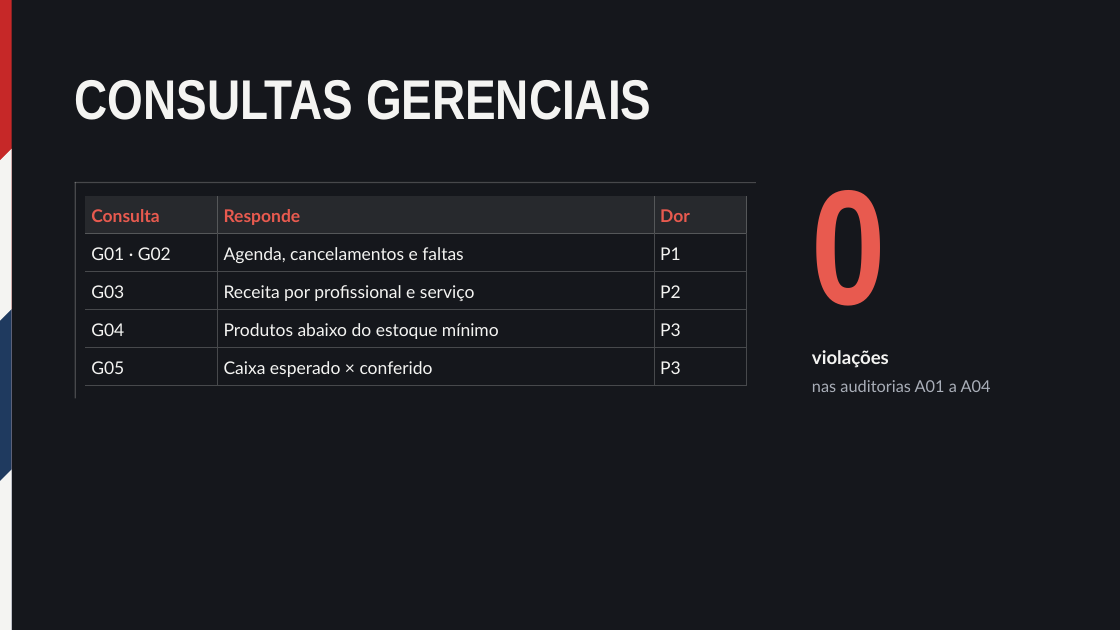
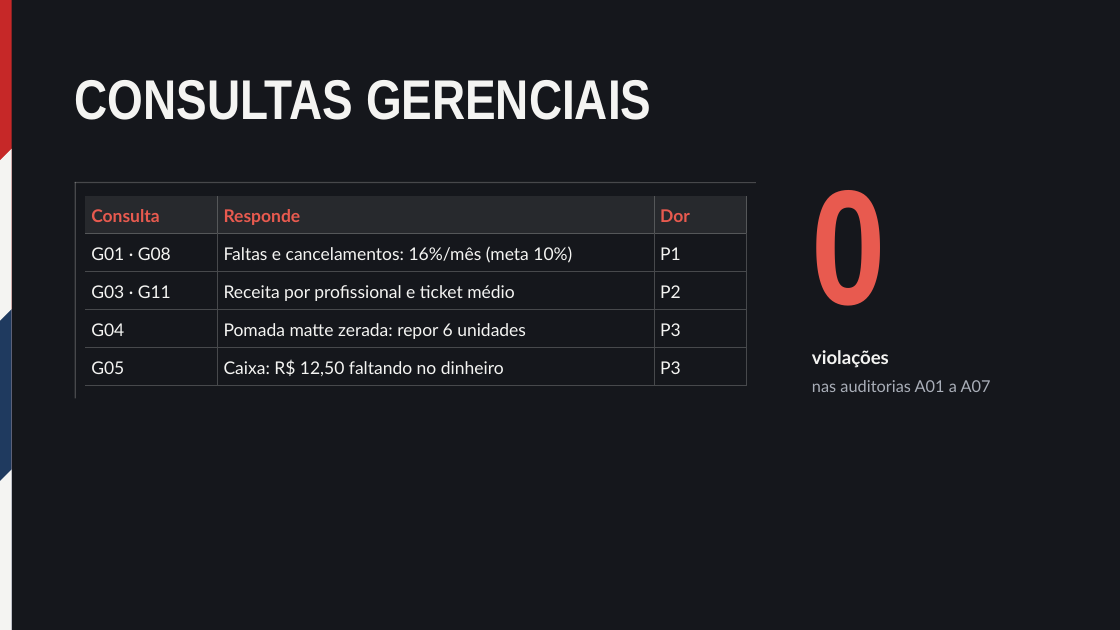
Before and after one commit to gustavofjose/BarbeariaTheFamily, a slide deck: slide 14 of docs/slides.pptx. Drawn at 1120x630 pixels with LibreOffice and Linux fonts; fonts in the diff are those of the drawing. Boxes give left, top, right and bottom in pixels: in the first picture for what was removed or moved away, otherwise in the second. Text is boxed around its words. In the diff, an @@ line names an element or a change of style, - is before the commit and + after.

Commit message:
fix: slides atualizados com PN, KPIs, resultados das consultas e decisões

```diff
--- a/docs/slides.pptx
+++ b/docs/slides.pptx
@@ table at <box>85,196,746,386</box> @@
-row 2, column 1: G01 · G02
+row 2, column 1: G01 · G08
-row 2, column 2: Agenda, cancelamentos e faltas
+row 2, column 2: Faltas e cancelamentos: 16%/mês (meta 10%)
-row 3, column 1: G03
+row 3, column 1: G03 · G11
-row 3, column 2: Receita por profissional e serviço
+row 3, column 2: Receita por profissional e ticket médio
-row 4, column 2: Produtos abaixo do estoque mínimo
+row 4, column 2: Pomada matte zerada: repor 6 unidades
-row 5, column 2: Caixa esperado × conferido
+row 5, column 2: Caixa: R$ 12,50 faltando no dinheiro
@@ text at <box>812,380,991,392</box>: text changed @@
-nas auditorias A01 a A04
+nas auditorias A01 a A07
```
Also in this commit, not shown: 5 other slides changed.
